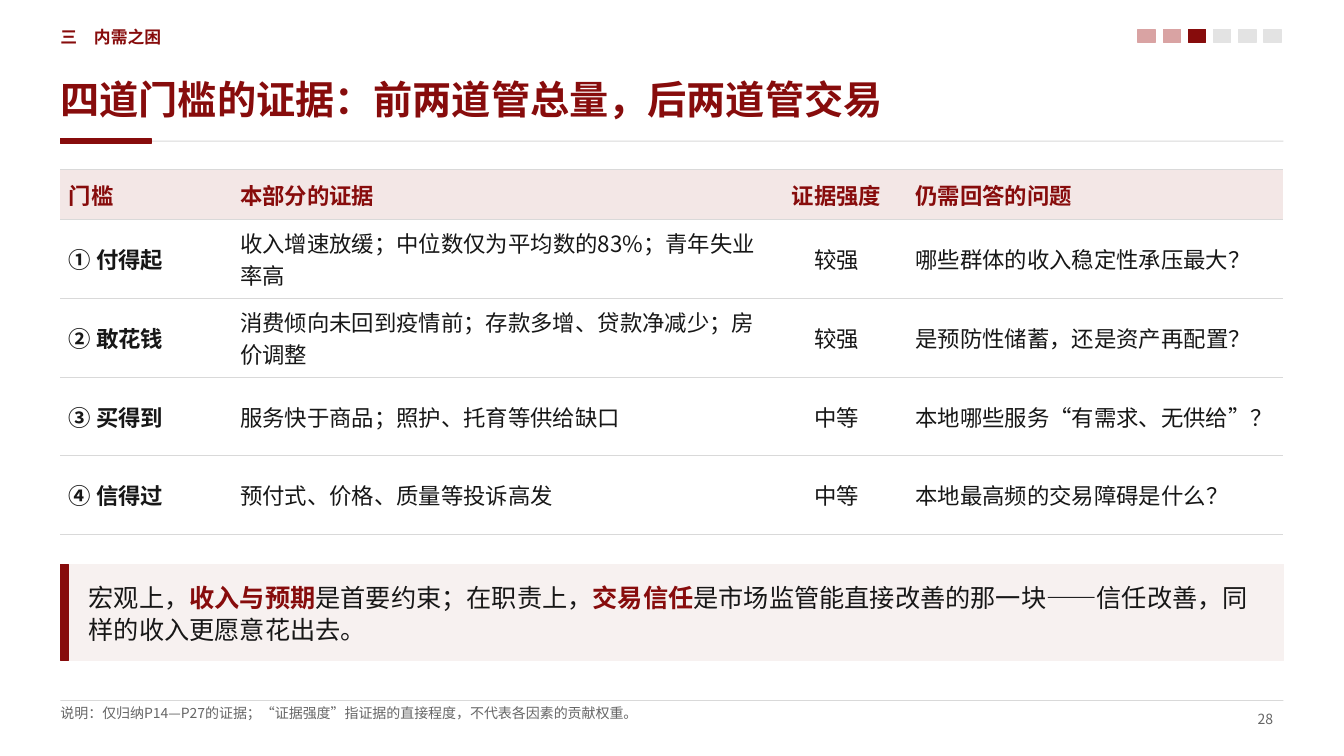
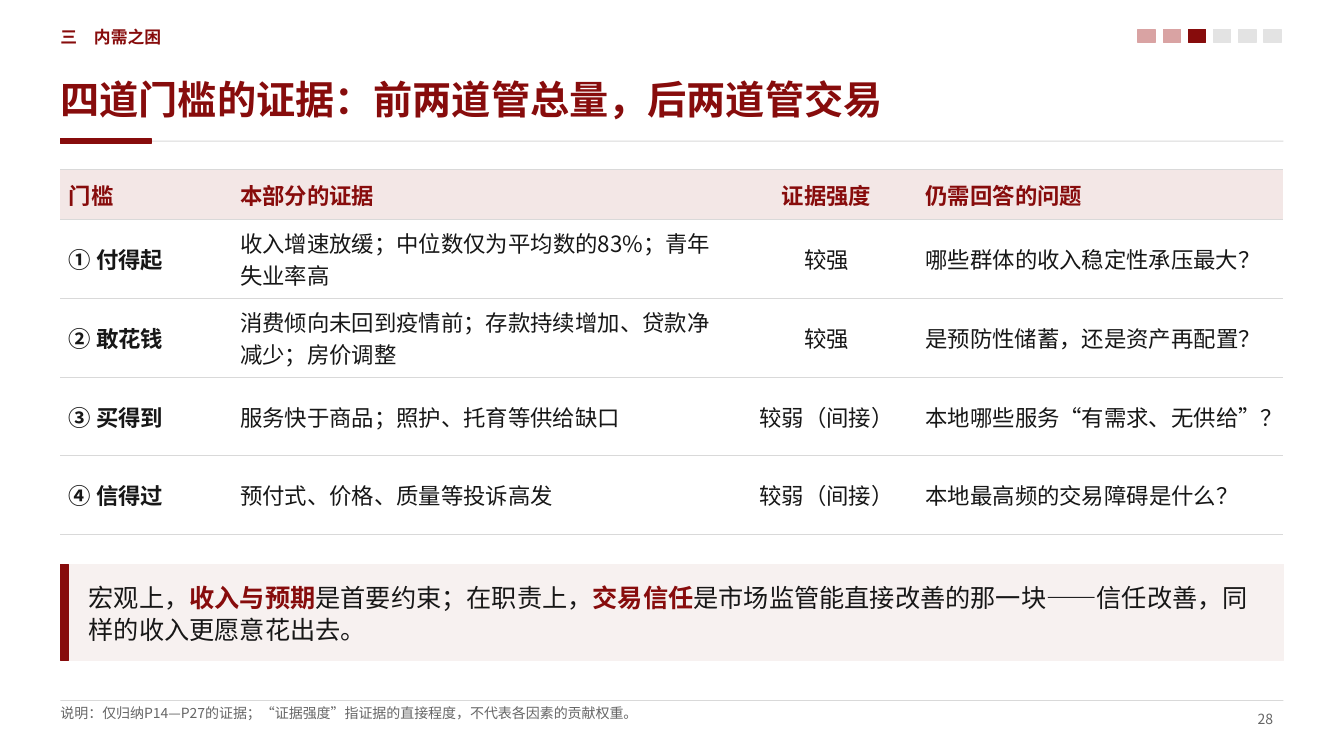
Before and after one commit to zerongwong/zerongwong.github.io, a slide deck: slide 28 of talks/2026-10-consumption-regulation/消费提振视角下的中国宏观经济形势分析_第三稿.pptx. Drawn at 1344x756 pixels with LibreOffice and Linux fonts; fonts in the diff are those of the drawing. Boxes give left, top, right and bottom in pixels: in the first picture for what was removed or moved away, otherwise in the second. Text is boxed around its words. In the diff, an @@ line names an element or a change of style, - is before the commit and + after.

```diff
--- a/talks/2026-10-consumption-regulation/消费提振视角下的中国宏观经济形势分析_第三稿.pptx
+++ b/talks/2026-10-consumption-regulation/消费提振视角下的中国宏观经济形势分析_第三稿.pptx
@@ table at box(60, 169, 1284, 510) @@
-row 3, column 2: 消费倾向未回到疫情前；存款多增、贷款净减少；房价调整
+row 3, column 2: 消费倾向未回到疫情前；存款持续增加、贷款净减少；房价调整
-row 4, column 3: 中等
+row 4, column 3: 较弱（间接）
-row 5, column 3: 中等
+row 5, column 3: 较弱（间接）
```
Also in this commit, not shown: 37 other slides changed, 9 other files.
